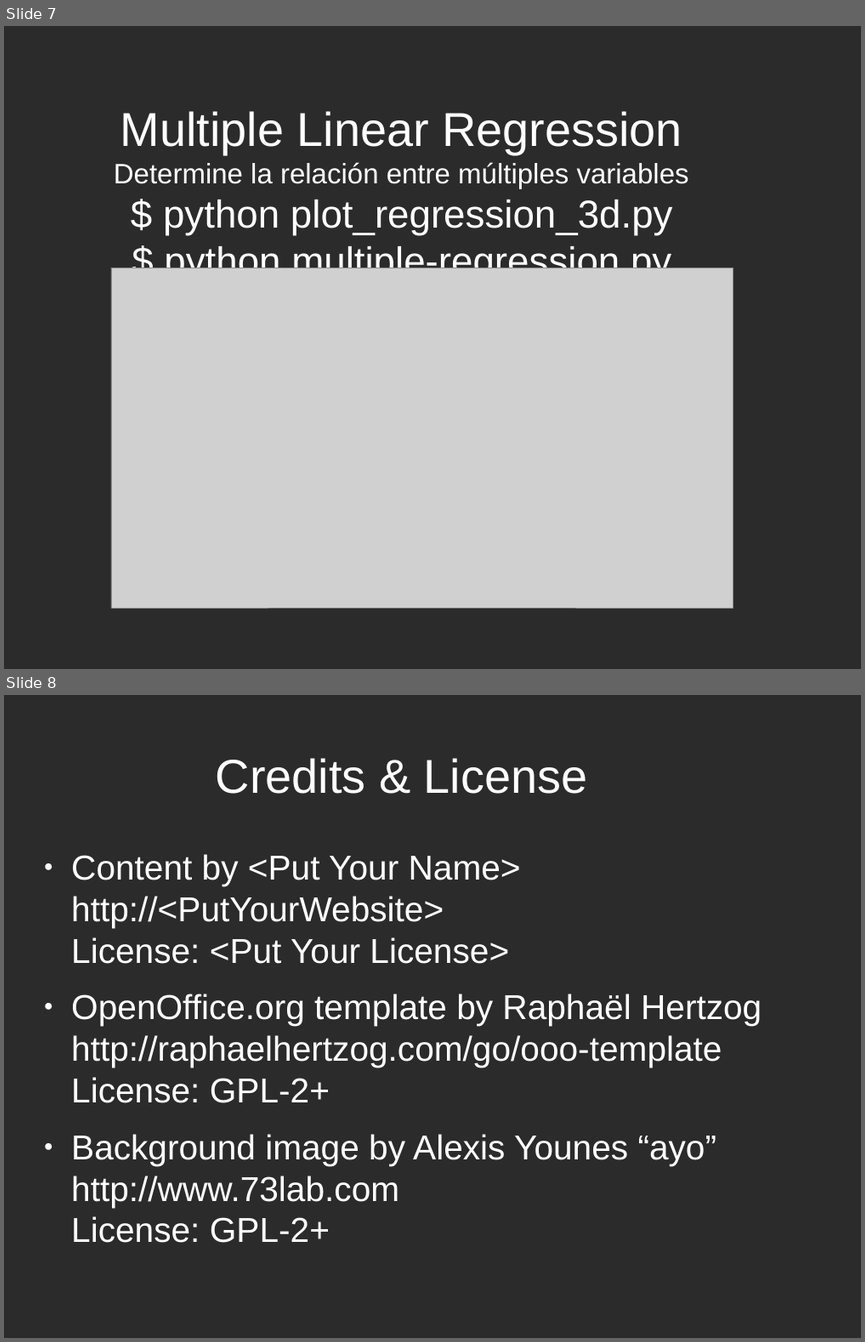
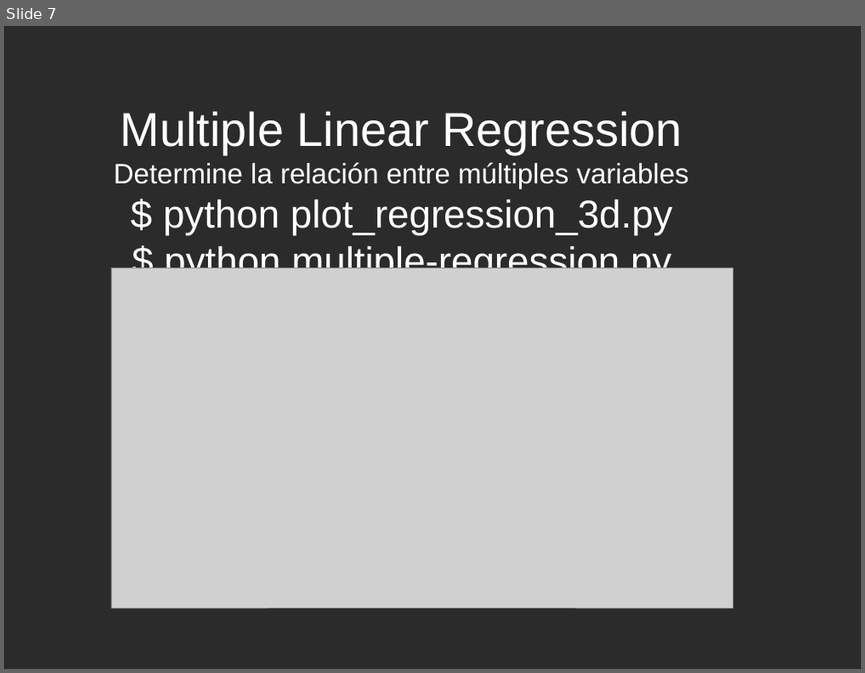
Before and after one commit to davidam/python-examples, a slide deck: presentations/python-r-statistics.odp. Shown one above the other, each under a label of ours: slides 7 and 8 before the commit, slide 7 after it. The pictures are 865x1342 and 865x673 pixels, drawn with LibreOffice and Linux fonts; fonts in the diff are those of the drawing; grey boxes stand for pictures; background and template pictures are left out; a plain dark background stands for a picture behind light text. Boxes give left, top, right and bottom in pixels: in the first picture for what was removed or moved away, otherwise in the second. Text is boxed around its words. In the diff, an @@ line names an element or a change of style, - is before the commit and + after.

```diff
--- a/presentations/python-r-statistics.odp
+++ b/presentations/python-r-statistics.odp
@@ slide 8 removed at [4, 695, 861, 1338], background picture (left out) @@
@@ title removed at [216, 758, 588, 794] @@
-Credits & License
@@ text removed at [71, 854, 761, 1242] @@
-● Content by <Put Your Name>
-  http://<PutYourWebsite>
-  License: <Put Your License>
-● OpenOffice.org template by Raphaël Hertzog
-  http://raphaelhertzog.com/go/ooo-template
-  License: GPL-2+
-● Background image by Alexis Younes “ayo”
-  http://www.73lab.com
-  License: GPL-2+
```
Also in this commit, not shown: 1 slide changed, 1 slide added.
